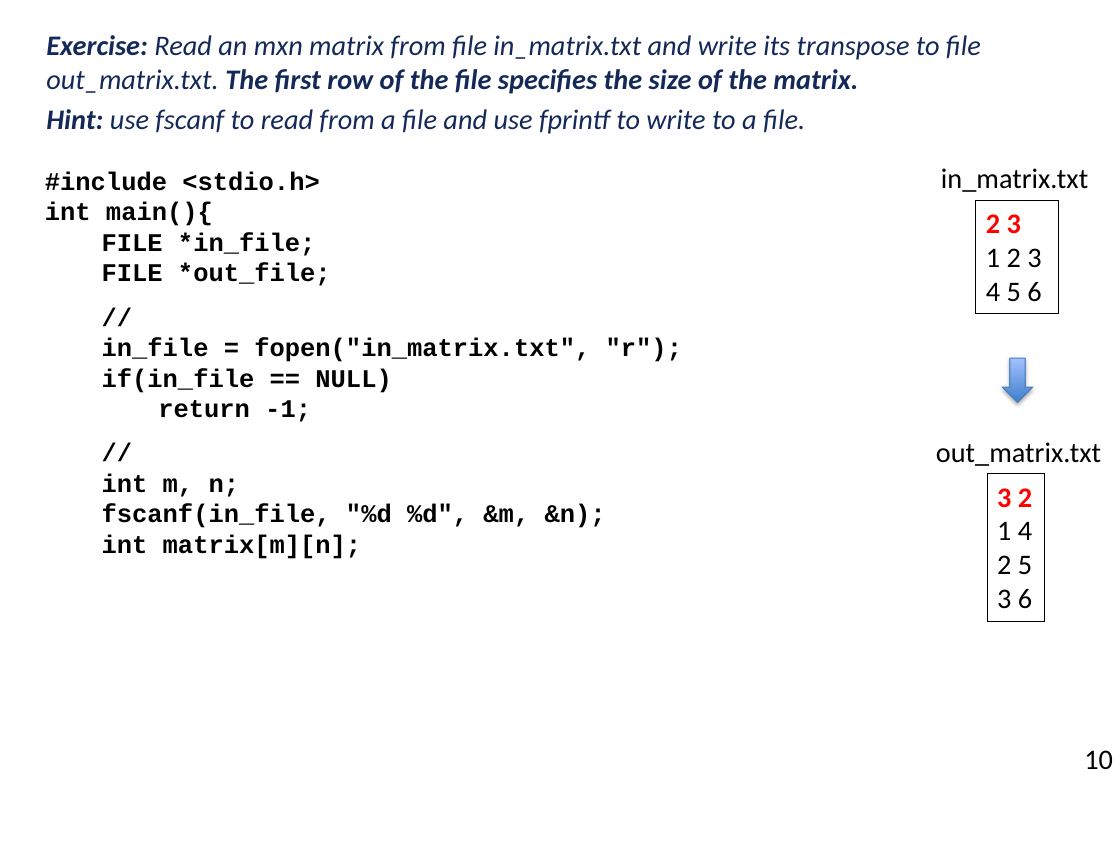
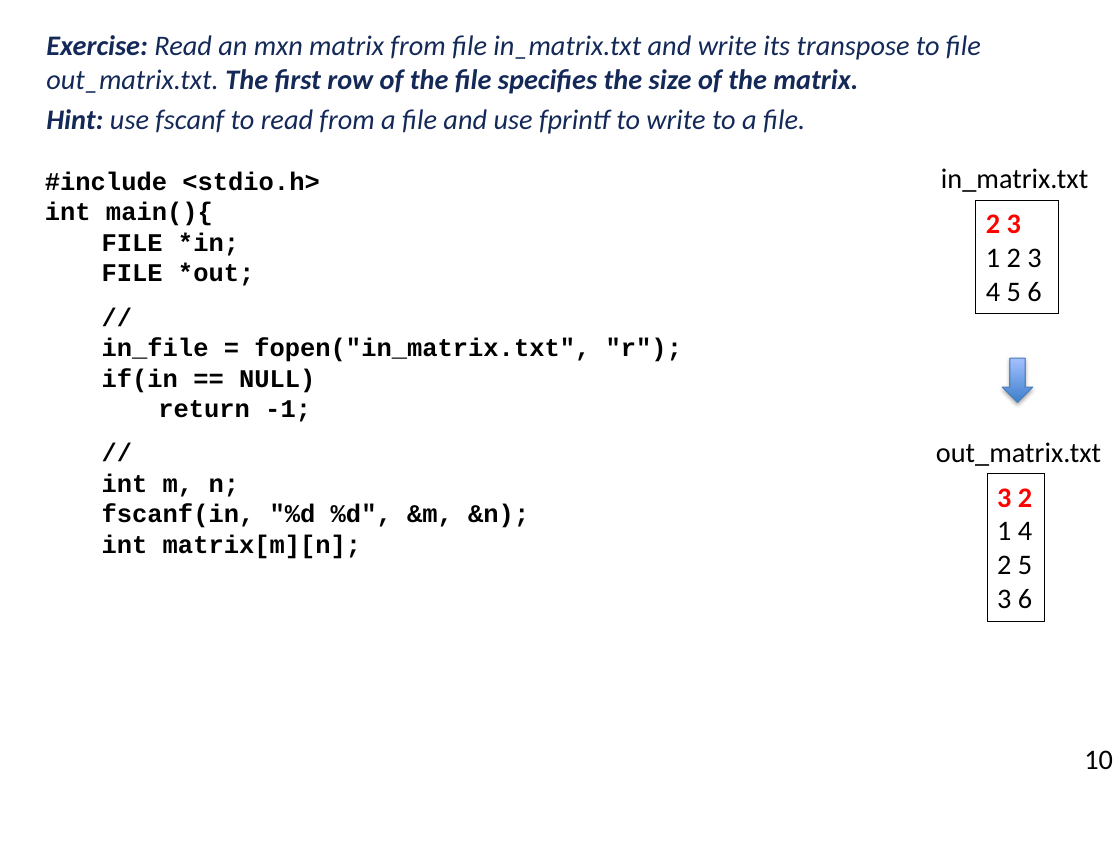
Before and after one commit to ubhowmik/ECE220, a slide deck: slide 10 of Lecture#16/Lecture_16_presentation.pptx. Drawn at 1120x865 pixels with LibreOffice and Linux fonts; fonts in the diff are those of the drawing; background and template pictures are left out. Boxes give left, top, right and bottom in pixels: in the first picture for what was removed or moved away, otherwise in the second. Text is boxed around its words. In the diff, an @@ line names an element or a change of style, - is before the commit and + after.

```diff
--- a/Lecture#16/Lecture_16_presentation.pptx
+++ b/Lecture#16/Lecture_16_presentation.pptx
@@ text at (x1=102, y1=232, x2=254, y2=286): text changed @@
-FILE *in_file;
-FILE *out_file;
+FILE *in;
+FILE *out;
@@ text at (x1=102, y1=368, x2=315, y2=393): text changed @@
-if(in_file == NULL)
+if(in == NULL)
@@ text at (x1=102, y1=504, x2=529, y2=528): text changed @@
-fscanf(in_file, "%d %d", &m, &n);
+fscanf(in, "%d %d", &m, &n);
```
Also in this commit, not shown: 1 other slide changed, 10 other files.
